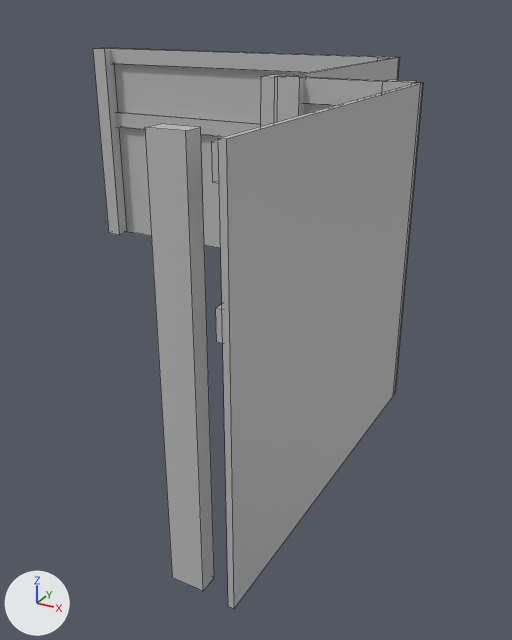
A saved change to the FBX model Project/Resources/Models/Rooms/Room2Tatami/Room2Tatami_Wall1.fbx.
The view is the same before and after, from a 50 mm lens placed at (20.7, -52.92, 14.24), pointed at (13.07, -39.04, 7.31). Every picture has the same lights, and +X, +Y and +Z are marked at lower left. The older version comes first. Mesh edges are drawn as thin lines. Where no turn or scale is listed for an object, it has been applied to the vertices.

The scene before the commit, as lines of its bpy script (objects in view):
```python
me_mesh_001 = bpy.data.meshes.new('Mesh.001')
me_mesh_001.from_pydata(...)  # a box spanning x -0.05..0.05, y -3.57..3.46, z 0.0..6.5
me_mesh_001.materials.append(mat_lambert1)  # grey #bcbcbc
me_mesh_003 = bpy.data.meshes.new('Mesh.003')
me_mesh_003.from_pydata(...)  # a box spanning x -5.44..5.15, y -0.05..0.05, z 0.0..6.5
me_mesh_003.materials.append(mat_lambert1)  # grey #bcbcbc
me_mesh_017 = bpy.data.meshes.new('Mesh.017')
me_mesh_017.from_pydata(...)  # a box spanning x -0.38..0.18, y -0.15..0.15, z -3.81..2.76
me_mesh_017.materials.append(mat_lambert1)  # grey #bcbcbc
ob_pasted__pcube288 = bpy.data.objects.new('pasted__pCube288', me_mesh_017)
ob_pasted__pcube288.location = (16.03, -46.18, 10.26)
ob_pasted__pcube32 = bpy.data.objects.new('pasted__pCube32', me_mesh_001)
ob_pasted__pcube32.location = (14.0, -36.01, 6.5)
ob_pasted__pcube77 = bpy.data.objects.new('pasted__pCube77', me_mesh_003)
ob_pasted__pcube77.location = (8.89, -32.5, 6.5)
# also in view: 'pasted__pCube65' at (8.67, -32.62, 12.74); 'pasted__pCube75' at (15.01, -39.58, 12.75); 'pasted__pCube66' at (8.67, -32.62, 10.64); 'pasted__pCube118' at (13.77, -39.51, 9.75); 'pasted__pCube93' at (14.19, -39.66, 9.73)
```
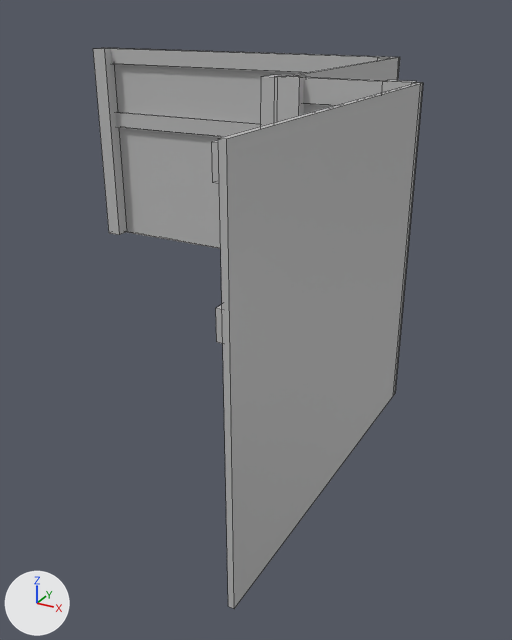
Boxes (x1, y1, x2, y2) around the edits, measured in the pictures (512 x 640 px):
```json
{"object": "pasted__pCube288", "change": "deleted", "before": [145, 124, 214, 591]}
```

Edits to the scene script, one JSON object a line:
```json
{"op": "remove", "block": "ob_pasted__pcube288", "code": ["ob_pasted__pcube288 = bpy.data.objects.new('pasted__pCube288', me_mesh_017)", "ob_pasted__pcube288.location = (16.03, -46.18, 10.26)"]}
```
